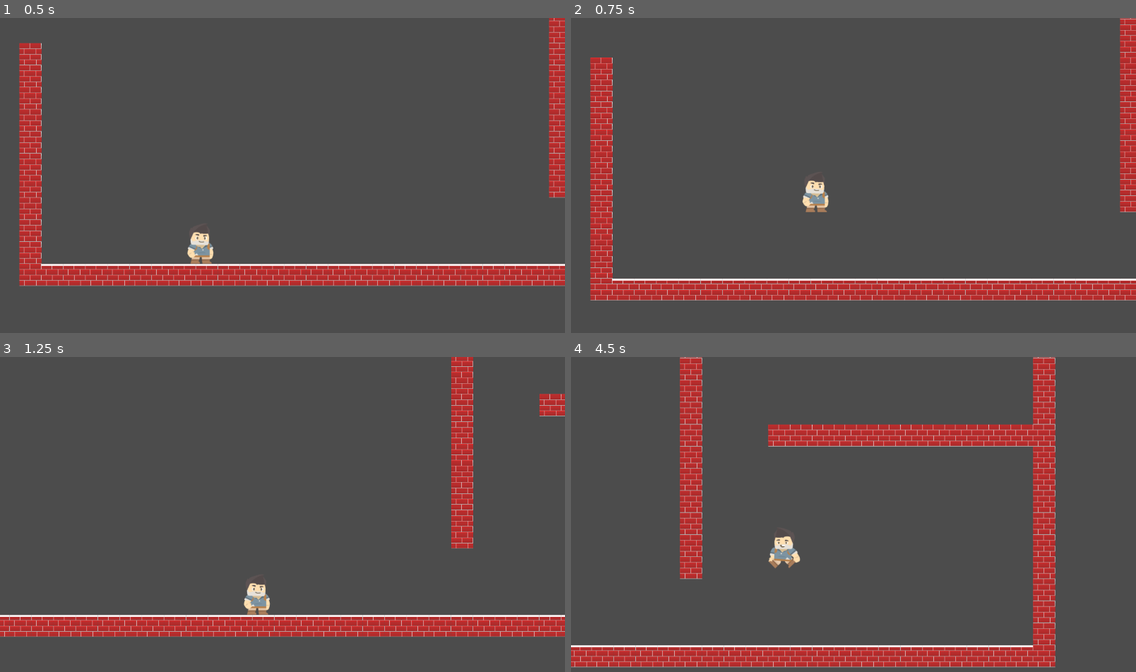
Above: before the commit, frames 1-4 (two rows, left to right).
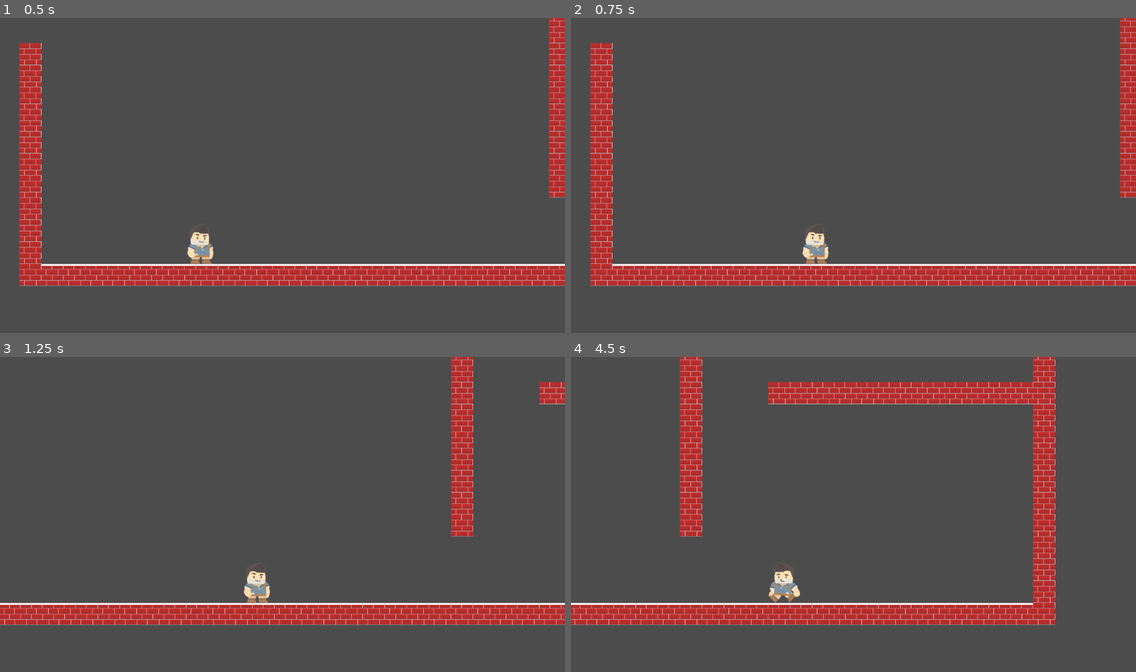
Above: after the commit, the same moments.

Repository: tonymarklove/higgs
Game: Godot game, scene res://main.tscn
The game is run twice, just before and just after one commit, with the same random seed, the same clock (stepped at 60 frames per second) and the same inputs.
Inputs:
- Up to frame 1 (0.5 s): no input
- Up to frame 2 (0.75 s): tap Enter at 0.5 s; hold Right (ui_right) from 0.53 s (still down); tap Space (ui_select) at 0.6 s
- Up to frame 3 (1.25 s): keep holding Right (ui_right); tap Space (ui_select) at 0.77, 1.07 s
- Up to frame 4 (4.5 s): tap Space (ui_select) at 1.35, 1.52, 1.82, 2.1, 2.85, 3.02, 3.32, 3.6, 3.77, 4.07, 4.35 s; release Right (ui_right) at 2.03 s; hold Left (ui_left) 2.03-2.78 s; hold Right (ui_right) 2.78-4.28 s; hold Left (ui_left) from 4.28 s (still down)

Frame 1 is identical in both runs. In frame 2, 14% of the frame differs, in the area x 3-100%, y 0-90%; in frame 3, 11%; in frame 4, 23%, in the area x 0-86%, y 0-99%.

Commit message:
Start gravity jump implementation

Diff:
--- a/Player.gd
+++ b/Player.gd
@@ -11,6 +11,11 @@
 	Vector2(-1,0)
 ]
 
+enum {
+	GRAVMODE_DIRECTION,
+	GRAVMODE_JUMP
+}
+
 var run_speed = 500
 var jump_speed = -1500
 var gravity = 5000
@@ -22,6 +27,8 @@
 var game_time = 0
 var rotation_at_gravity_change = 0
 var last_gravity_change_time = 0
+
+var gravity_mode = GRAVMODE_JUMP
 
 var gravity_jump_charge = 0.0
 var gravity_jump_maximum_time = 0.5
@@ -97,6 +104,15 @@
 	else:
 		return fixed_camera_movement()
 
+func gravity_direction_select():
+	if player_relative_controls || rotate_camera_with_player:
+		rotating_camera_gravity_select()
+	else:
+		fixed_camera_gravity_select()
+
+func gravity_jump():
+	pass
+
 func get_input():
 	var player_right_direction = gravity_vector().tangent()
 
@@ -106,11 +122,6 @@
 	# Stop player movement from previous the frame along the walk axis
 	velocity.x *= 1 - abs(x_frac)
 	velocity.y *= 1 - abs(y_frac)
-
-	var jump = Input.is_action_just_pressed('ui_select')
-
-	if is_on_floor() and jump:
-		velocity += gravity_vector() * jump_speed
 
 	var move = movement_option()
 
@@ -126,10 +137,17 @@
 		$AnimatedSprite.stop()
 		$AnimatedSprite.frame = 0
 
-	if player_relative_controls || rotate_camera_with_player:
-		rotating_camera_gravity_select()
-	else:
-		fixed_camera_gravity_select()
+	match gravity_mode:
+		GRAVMODE_DIRECTION:
+			var jump = Input.is_action_just_pressed('ui_select')
+
+			if is_on_floor() and jump:
+				velocity += gravity_vector() * jump_speed
+
+			gravity_direction_select()
+
+		GRAVMODE_JUMP:
+			gravity_jump()
 
 func rotate_to_gravity():
 	var desired_rotation = -gravity_vector().angle_to(Vector2(0,1))
